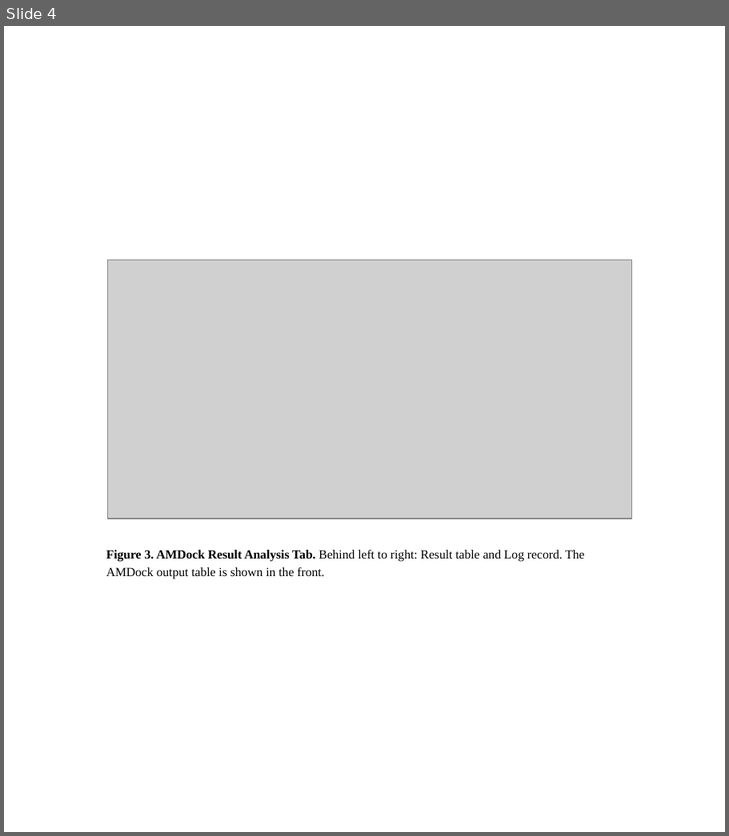
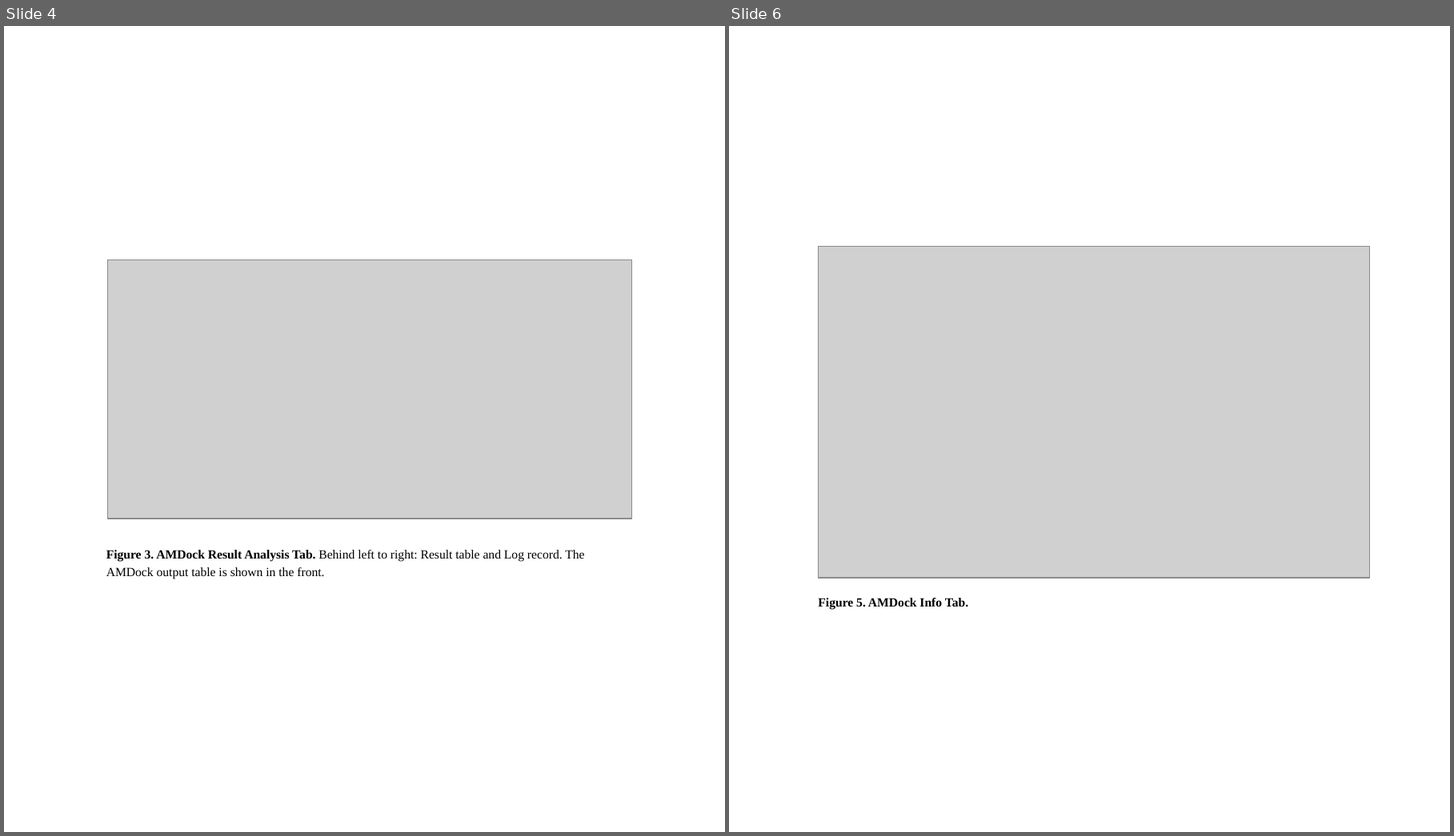
Before and after one commit to Valdes-Tresanco-MS/images, a slide deck: images_amdock/figures_amdock.pptx. Shown side by side, each under a label of ours: slide 4 before the commit, slides 4 and 6 after it; the slides between them are not shown. The pictures are 729x836 and 1454x836 pixels, drawn with LibreOffice and Linux fonts; fonts in the diff are those of the drawing; grey boxes stand for pictures. Boxes give left, top, right and bottom in pixels: in the first picture for what was removed or moved away, otherwise in the second. Text is boxed around its words. In the diff, an @@ line names an element or a change of style, - is before the commit and + after.

```diff
--- a/images_amdock/figures_amdock.pptx
+++ b/images_amdock/figures_amdock.pptx
@@ slide 6 added at box(729, 26, 1450, 832), background #FFFFFF @@
@@ picture added at box(818, 247, 1369, 578) @@
@@ text added at box(818, 598, 968, 610), 10 pt, text #000000, bold @@
+Figure 5. AMDock Info Tab.
```
Also in this commit, not shown: 1 other slide added, 2 other files.
